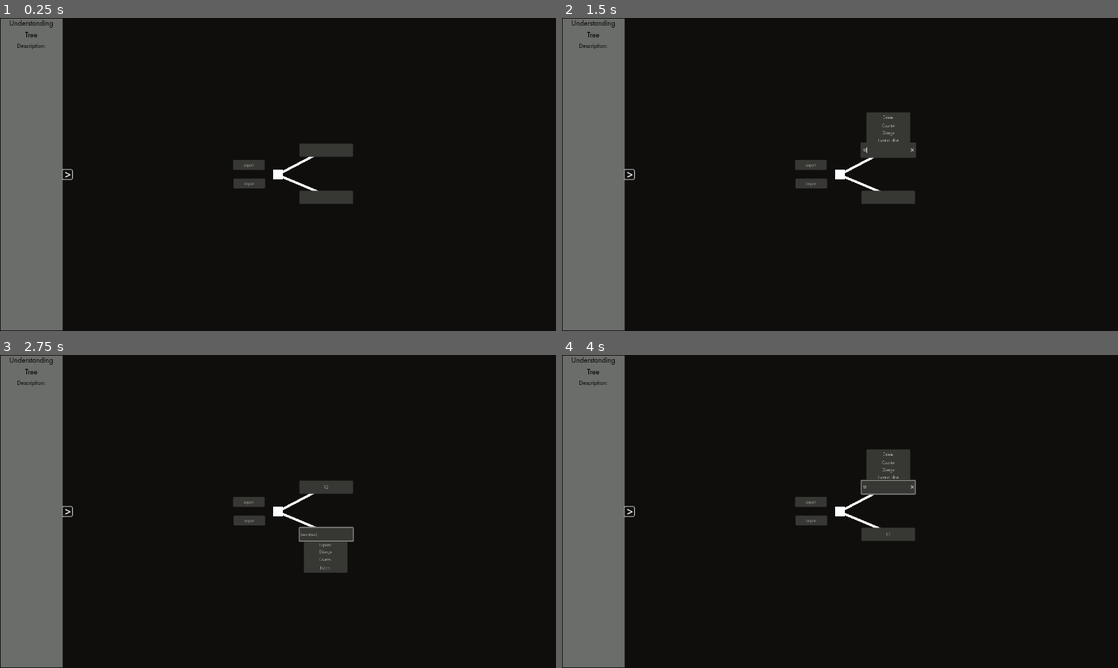
Above: before the commit, frames 1-4 (two rows, left to right).
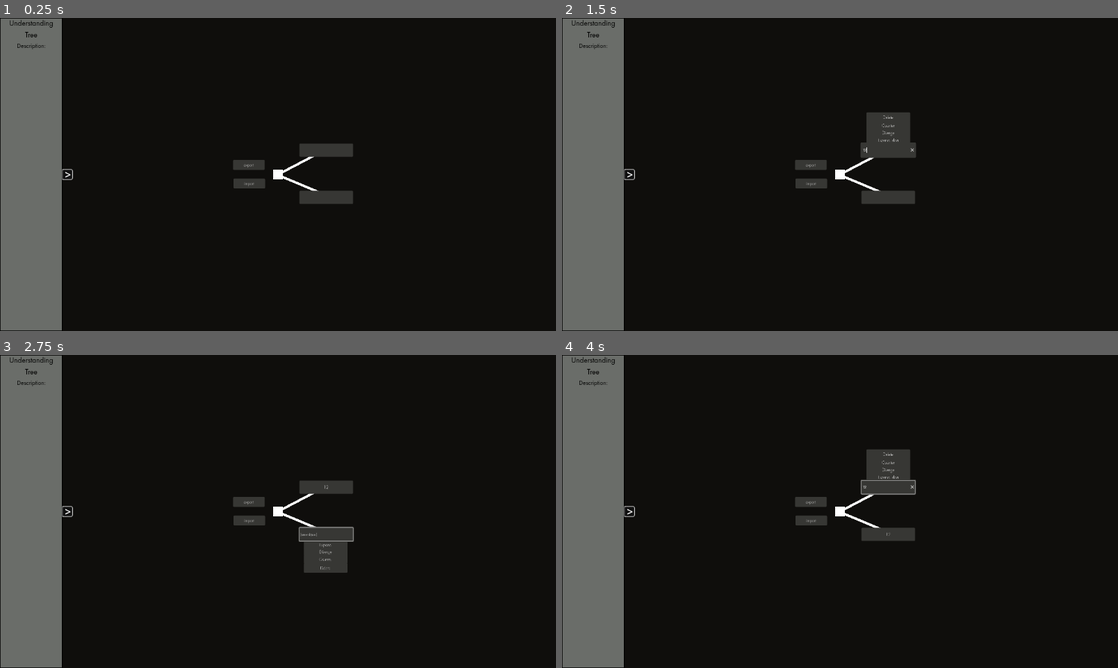
Above: after the commit, the same moments.

Repository: eqgy/understandingtree
Game: Godot game, scene res://understanding tree.tscn
Two runs of this game, one before a commit and one after it. Both use one fixed random seed, a clock stepped at 60 frames per second and the inputs below.
Inputs (mouse positions are in pixels of both pictures, inside the frame that each line leads up to):
- Up to frame 1 (0.25 s): no input
- Up to frame 2 (1.5 s): click (890, 149) at 0.5 s; click (890, 149) at 1.27 s; type "12" at 1.35 s
- Up to frame 3 (2.75 s): click (328, 533) at 2 s
- Up to frame 4 (4 s): click (890, 533) at 2.77 s; type "12" at 2.85 s; click "12" at 3.5 s

The runs differ from the first frame. In frame 1, 0.1% of the frame differs, in the area x 11-12%, y 0-100%; in frame 2, 0.1%; in frame 3, 0.1%; in frame 4, 0.1%.

Commit message:
importing works regardless of file size

Diff:
--- a/application iterations/iteration 1/a_node.gd
+++ b/application iterations/iteration 1/a_node.gd
@@ -293,7 +293,6 @@
 		solutions += 1
 		child.get_node("problem").visible = false
 		child.type = 2
-		print("prereturn" + str(child))
 	return child
 
 
--- a/application iterations/iteration 1/sidebar.tscn
+++ b/application iterations/iteration 1/sidebar.tscn
@@ -9,6 +9,7 @@
 bg_color = Color(0.41622, 0.428377, 0.410215, 1)
 border_width_left = 1
 border_width_top = 1
+border_width_right = 2
 border_width_bottom = 1
 border_color = Color(0, 0, 0, 1)
 
@@ -26,7 +27,7 @@
 expand_margin_right = 1.0
 expand_margin_bottom = 1.0
 
-[node name="Node2D" type="PanelContainer"]
+[node name="Node2D2" type="PanelContainer"]
 anchors_preset = 9
 anchor_bottom = 1.0
 offset_right = 135.0
--- a/application iterations/iteration 1/tree functions.gd
+++ b/application iterations/iteration 1/tree functions.gd
@@ -73,18 +73,40 @@
 	child.solution_leaf.visible = true
 	child.problem_leaf.visible = true
 	child.import_sequence(p,s)
+
 	content_array.remove_at(0)
 	content_array.remove_at(0)
 	content_array.remove_at(0)
 	content_array.remove_at(0)
 
+
+	var dic = {}
+	while(!(content_array.is_empty())):
+		var narray = content_array[0].split(" ")
+		var nid = int(narray[1])
+		dic[nid] = [content_array[0],content_array[1],content_array[2]]
+
+		content_array.remove_at(0)
+		content_array.remove_at(0)
+		content_array.remove_at(0)
+
+
+
 	#subsequent nodes
-	while(!(content_array.is_empty())):
-		p = content_array[1]
-		s = content_array[2]
-		nodeparent = int(content_array[0].substr(0,1))
-		nodeid= int(content_array[0].substr(2,1))
-		nodetype = int(content_array[0].substr(4,1))
+	var count = 2
+	while(!(dic.is_empty())):
+
+		var n = dic[count]
+		p = n[1]
+		s = n[2]
+
+
+		var narray = n[0].split(" ")
+
+		nodeparent = int(narray[0])
+		nodeid= int(narray[1])
+		nodetype = int(narray[2])
+		count += 1
 
 
 		#child.type = nodetype
@@ -96,7 +118,7 @@
 			child.problem_leaf.visible = true
 		elif nodetype == 2:
 			child = par.solution_expand()
-			print("post return" + str(child))
+
 			child.solution_leaf.visible = true
 		elif nodetype == 3:
 			child = par.problem_diverge()
@@ -108,9 +130,8 @@
 			child = par.problem_counterarg()
 			child.solution_leaf.visible = true
 		await get_tree().process_frame
-		print(nodetype)
-		print("child" + str(child))
+
+
 		child.import_sequence(p,s)
-		content_array.remove_at(0)
-		content_array.remove_at(0)
-		content_array.remove_at(0)
+		print("count being erased" + str(count-1))
+		dic.erase(count-1)
Not shown, changed: application iterations/iteration 1/data/export1.txt
Not shown, added: application iterations/iteration 1/data/mouse in the house.txt
Not shown: 1 places in application iterations/iteration 1/sidebar.tscn that only renumber resources
Not shown: 1 places in application iterations/iteration 1/understanding tree.tscn that only renumber resources
